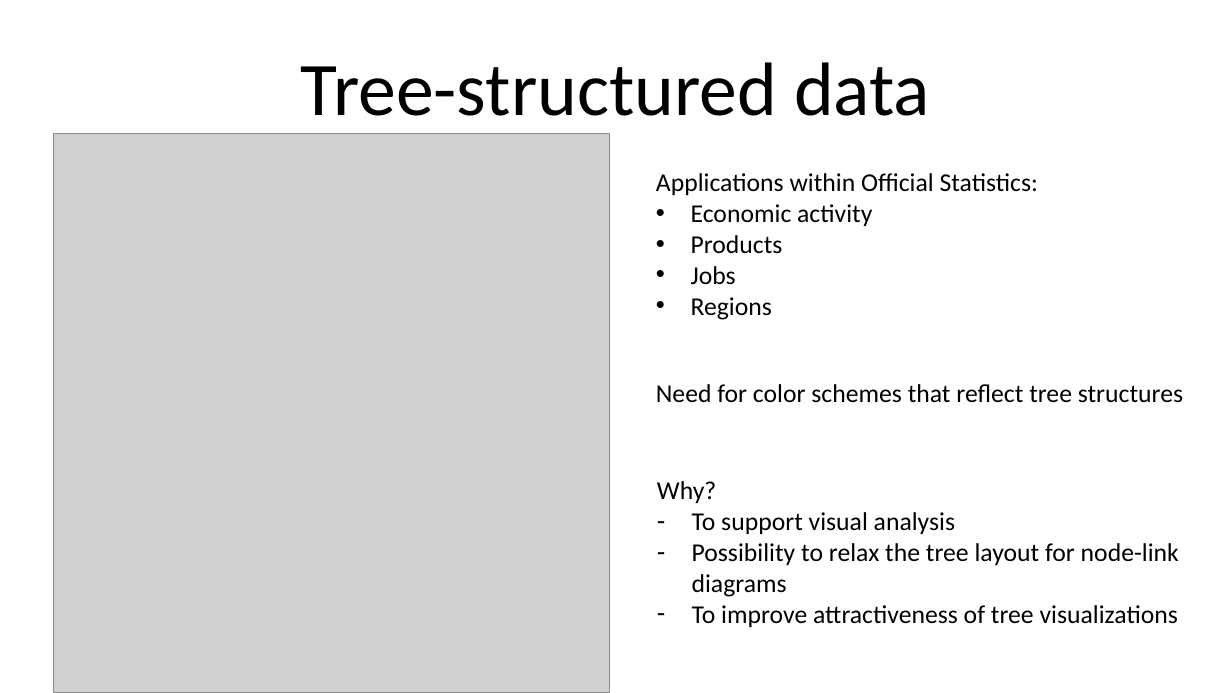
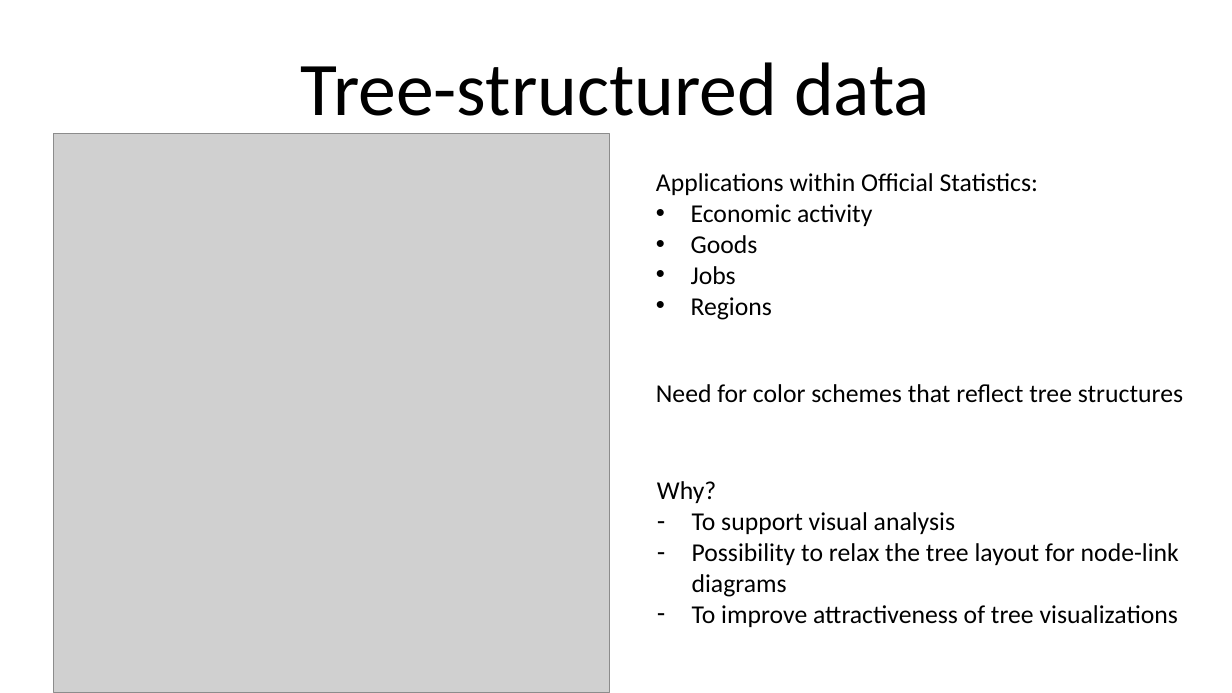
Before and after one commit to mtennekes/hierCols, a slide deck: slide 2 of presentation/TreeColors_pres.pptx. Drawn at 1232x693 pixels with LibreOffice and Linux fonts; fonts in the diff are those of the drawing; grey boxes stand for pictures. Boxes give left, top, right and bottom in pixels: in the first picture for what was removed or moved away, otherwise in the second. Text is boxed around its words. In the diff, an @@ line names an element or a change of style, - is before the commit and + after.

```diff
--- a/presentation/TreeColors_pres.pptx
+++ b/presentation/TreeColors_pres.pptx
@@ text at <box>691,235,758,253</box>: text changed @@
-• Products
+• Goods
```
Also in this commit, not shown: 4 other slides changed, 8 slides added, 3 slides removed, 17 other files.
